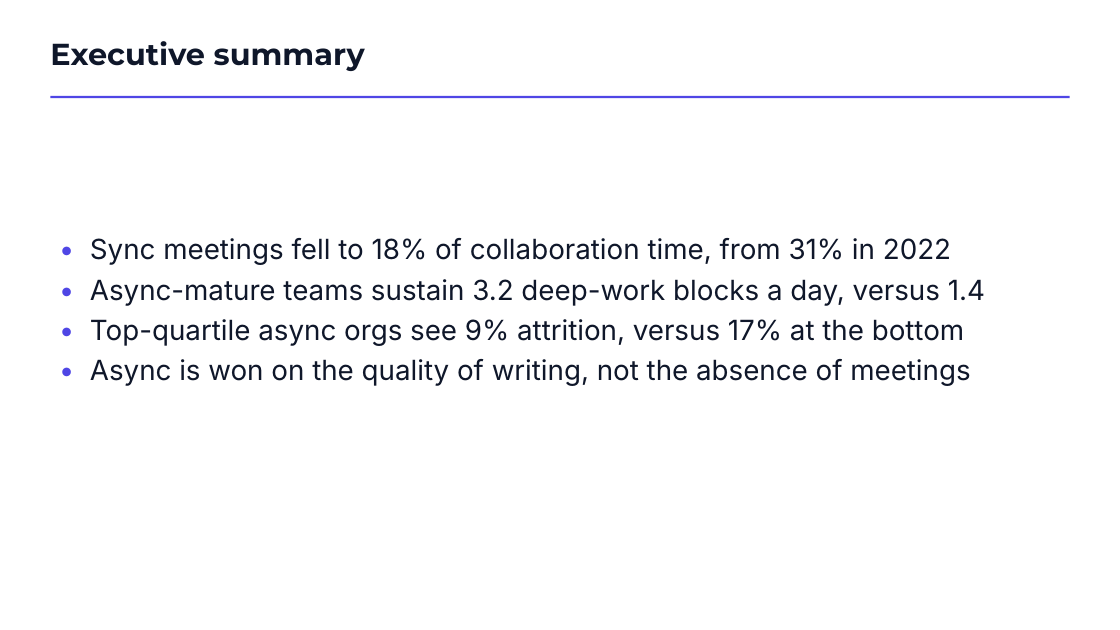
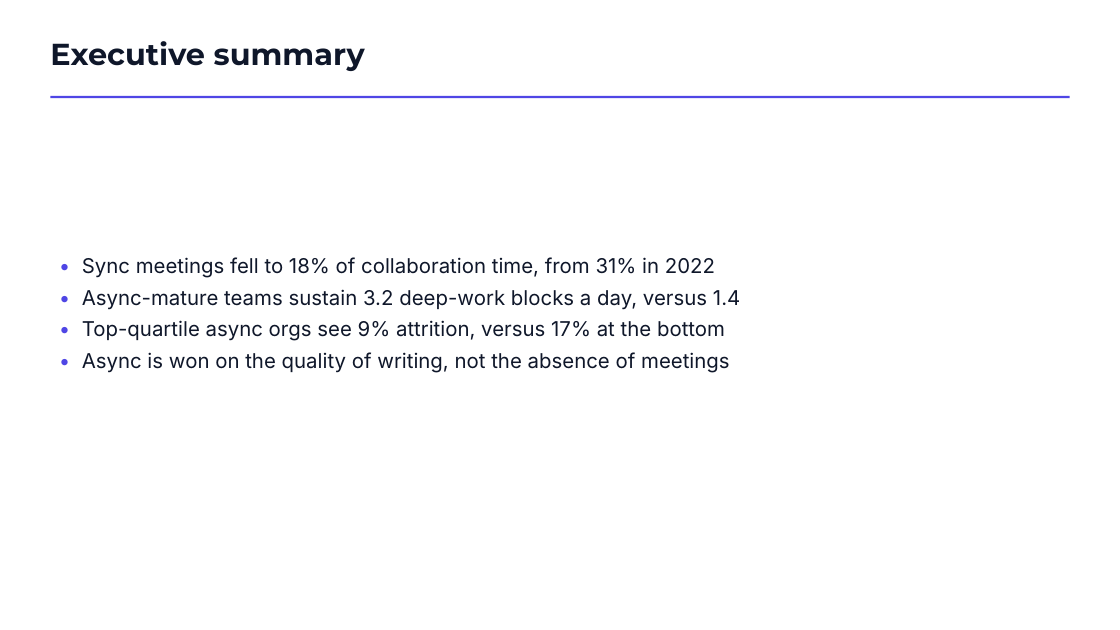
Before and after one commit to kirti34n/docloom, a slide deck: slide 3 of examples/output/showcase.pptx. Drawn at 1120x630 pixels with LibreOffice and Linux fonts; fonts in the diff are those of the drawing. Boxes give left, top, right and bottom in pixels: in the first picture for what was removed or moved away, otherwise in the second. Text is boxed around its words. In the diff, an @@ line names an element or a change of style, - is before the commit and + after.

Commit message:
Dogfood samples, one-command launcher, PROJECT.md, and doc corrections
- examples/dogfood/: a full set of documents docloom generated from its own
  PROJECT.md (a deck, a 95-block whitepaper in 4 formats, an infographic, a
  workbook, and two architecture diagrams), plus a self-contained render script.
  This is the real output the system produces; the root README points to it.
- PROJECT.md: an accurate, fact-checked project explainer suitable as a source.
- studio.ps1 / studio.cmd / studio.sh: one-command bring-up (deps + web build +
  server on one port), with a resvg self-heal so exports can't silently blank.
  .gitattributes pins the launchers' line endings.
- Docs: corrected the D2-vs-Diagram-IR split description, the [pdf,diagrams]
  extra, podcast/artifact-kind counts, and removed stale internal process docs.

```diff
--- a/examples/output/showcase.pptx
+++ b/examples/output/showcase.pptx
@@ text "• Sync meetings fell to ...": place and size @@
-text "• Sync meetings fell to ..." at [90,238,985,386]
+text "• Sync meetings fell to ..." at [82,257,740,373]
@@ text "• Sync meetings fell to ..." at [82,257,740,373]: size 23.8 to 17.5 pt @@
```
Also in this commit, not shown: 8 other slides changed, 39 other files.
